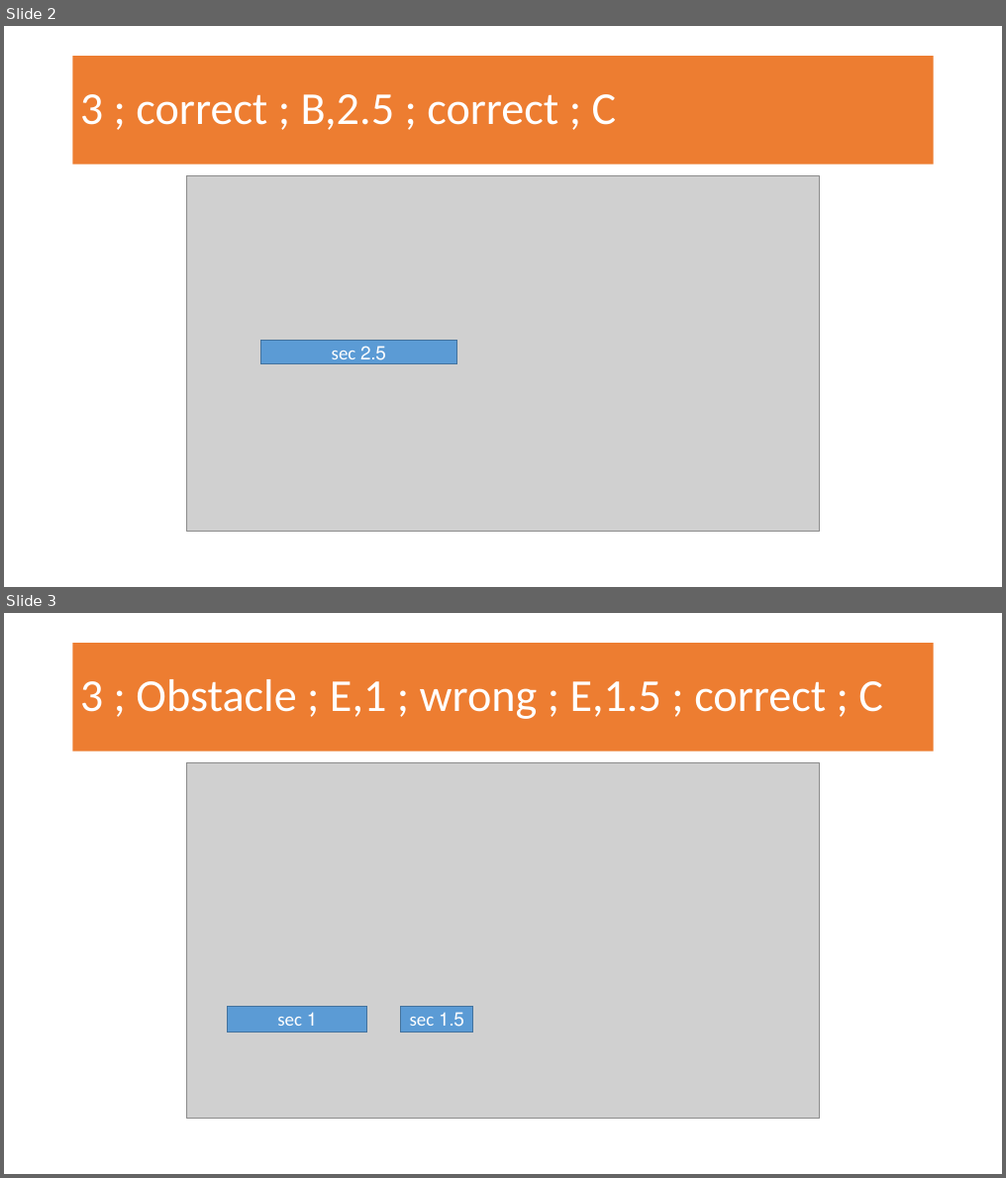
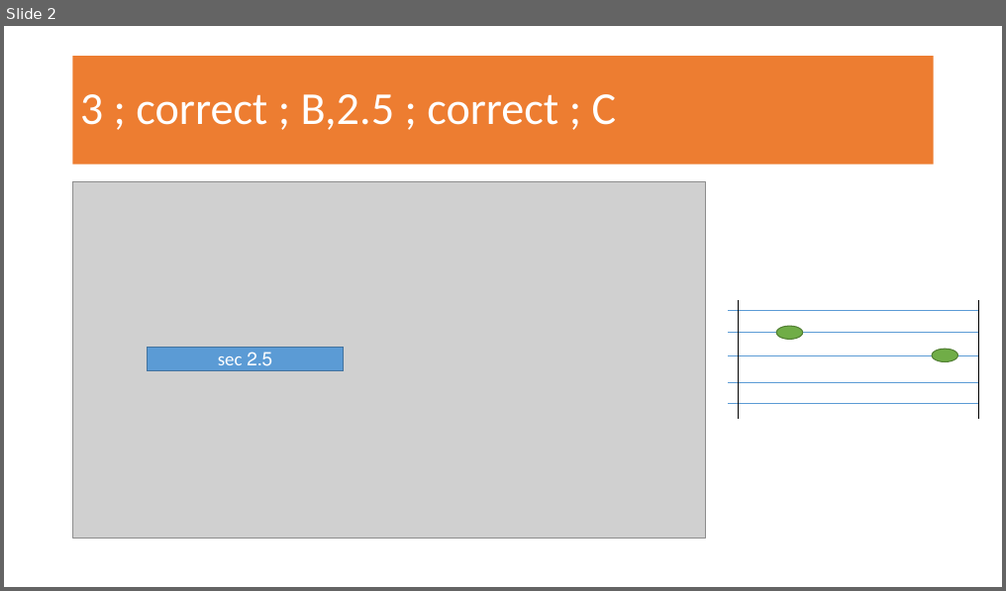
Before and after one commit to chenklein/GoFish_Unity, a slide deck: level design issues.pptx. Shown one above the other, each under a label of ours: slides 2 and 3 before the commit, slide 2 after it. The pictures are 1006x1178 and 1006x591 pixels, drawn with LibreOffice and Linux fonts; fonts in the diff are those of the drawing; grey boxes stand for pictures. Boxes give left, top, right and bottom in pixels: in the first picture for what was removed or moved away, otherwise in the second. Text is boxed around its words. In the diff, an @@ line names an element or a change of style, - is before the commit and + after.

```diff
--- a/level design issues.pptx
+++ b/level design issues.pptx
@@ slide 3 removed at (4,613,1002,1174), background #FFFFFF @@
@@ title removed at (73,643,934,752) @@
-3 ; Obstacle ; E,1 ; wrong ; E,1.5 ; correct ; C
@@ picture removed at (187,762,820,1119) @@
@@ rectangle removed at (228,1006,368,1032) @@
-1 sec
@@ rectangle removed at (401,1006,473,1032) @@
-1.5 sec
@@ slide 2 changed as well @@
@@ picture: place and size @@
-picture at (187,175,820,532)
+picture at (73,181,706,538)
@@ group added at (728,300,979,420): 7 lines, 2 ellipses @@
@@ rectangle "2.5 sec": place and size @@
-rectangle "2.5 sec" at (260,341,457,365)
+rectangle "2.5 sec" at (147,347,344,372)
```
Also in this commit, not shown: 2 other slides changed, 1 other file.
